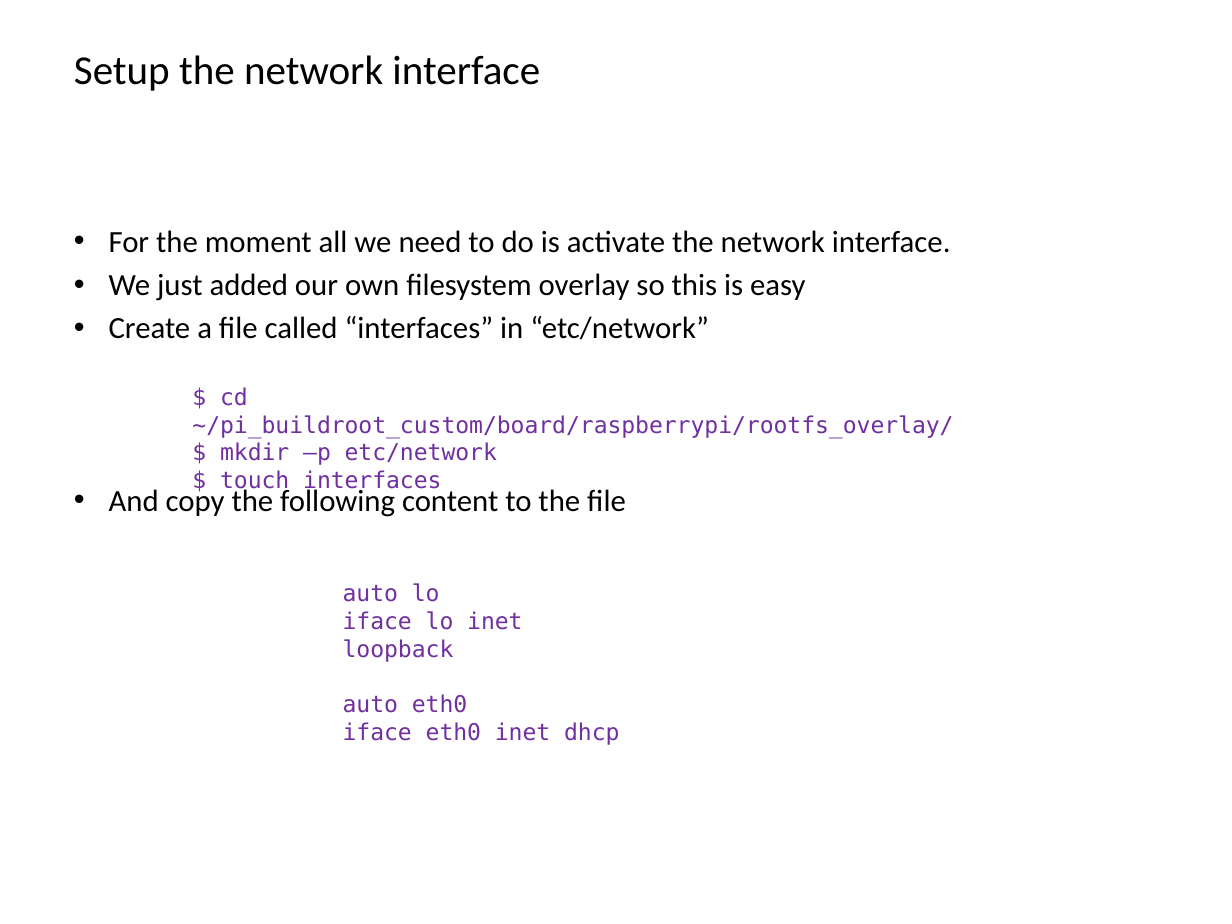
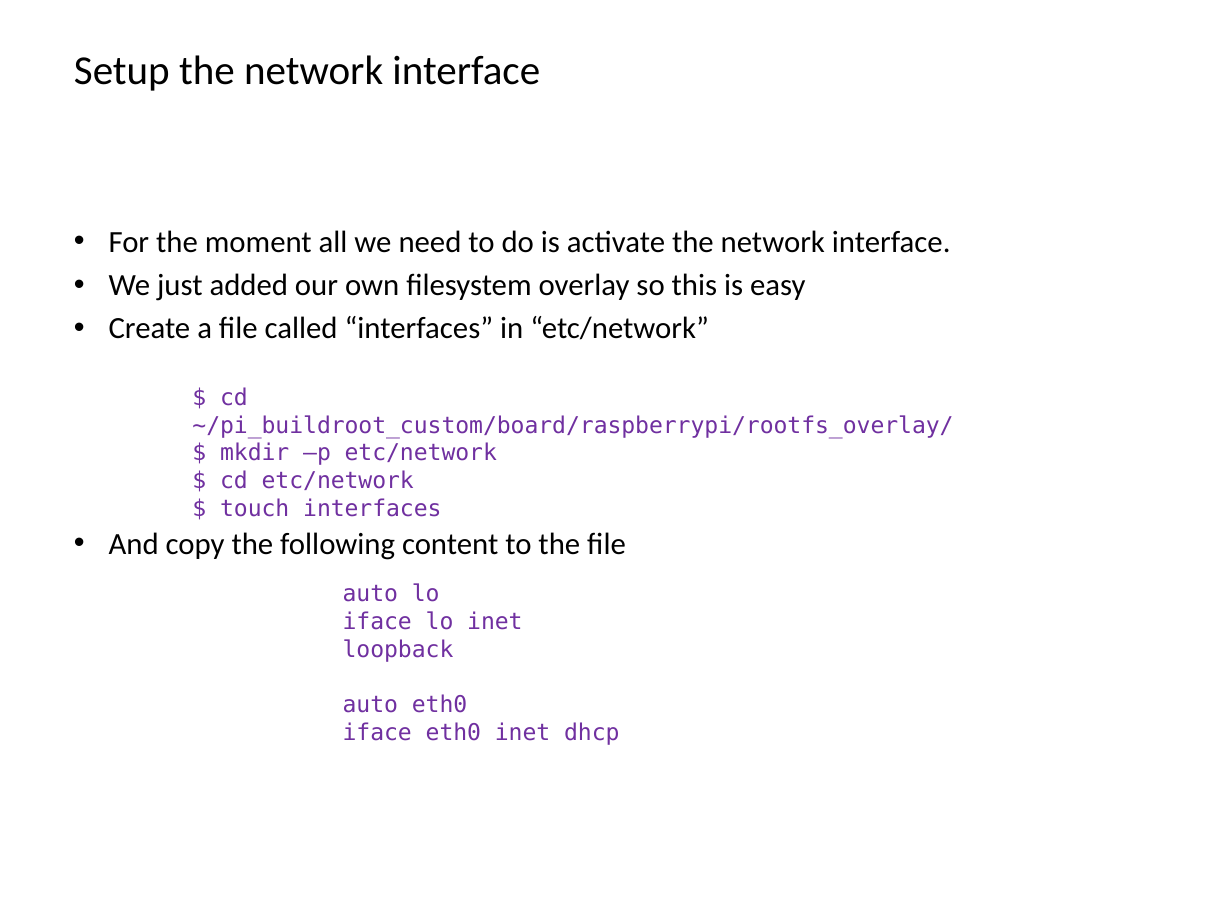
Before and after one commit to BioBoost/multimediatechnieken, a slide deck: slide 27 of slides/buildroot.pptx. Drawn at 1232x924 pixels with LibreOffice and Linux fonts; fonts in the diff are those of the drawing; background and template pictures are left out. Boxes give left, top, right and bottom in pixels: in the first picture for what was removed or moved away, otherwise in the second. Text is boxed around its words. In the diff, an @@ line names an element or a change of style, - is before the commit and + after.

```diff
--- a/slides/buildroot.pptx
+++ b/slides/buildroot.pptx
@@ text "For the moment all we ..." rewrapped from box(109, 230, 951, 517) to box(109, 230, 951, 560) @@
@@ text at box(220, 470, 414, 490): paragraph added @@
+$ cd etc/network
```
Also in this commit, not shown: 2 slides added, 6 other files.
